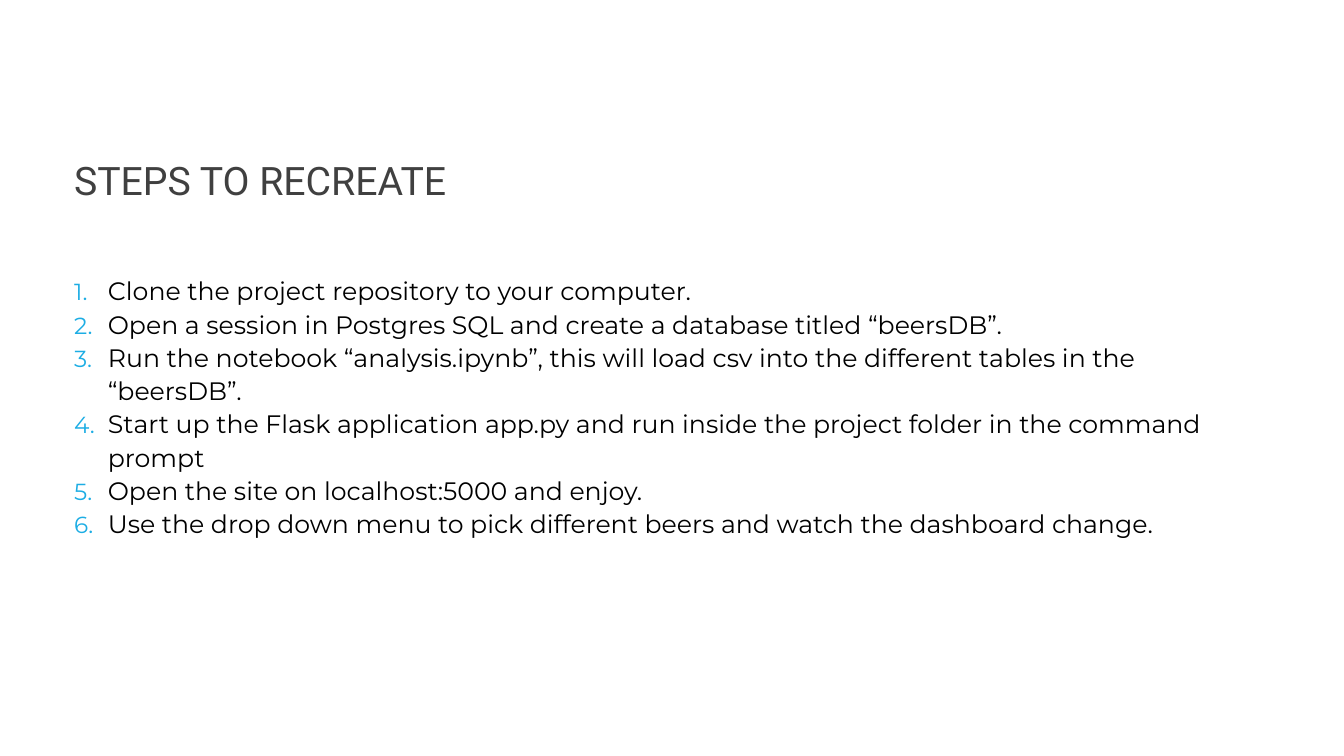
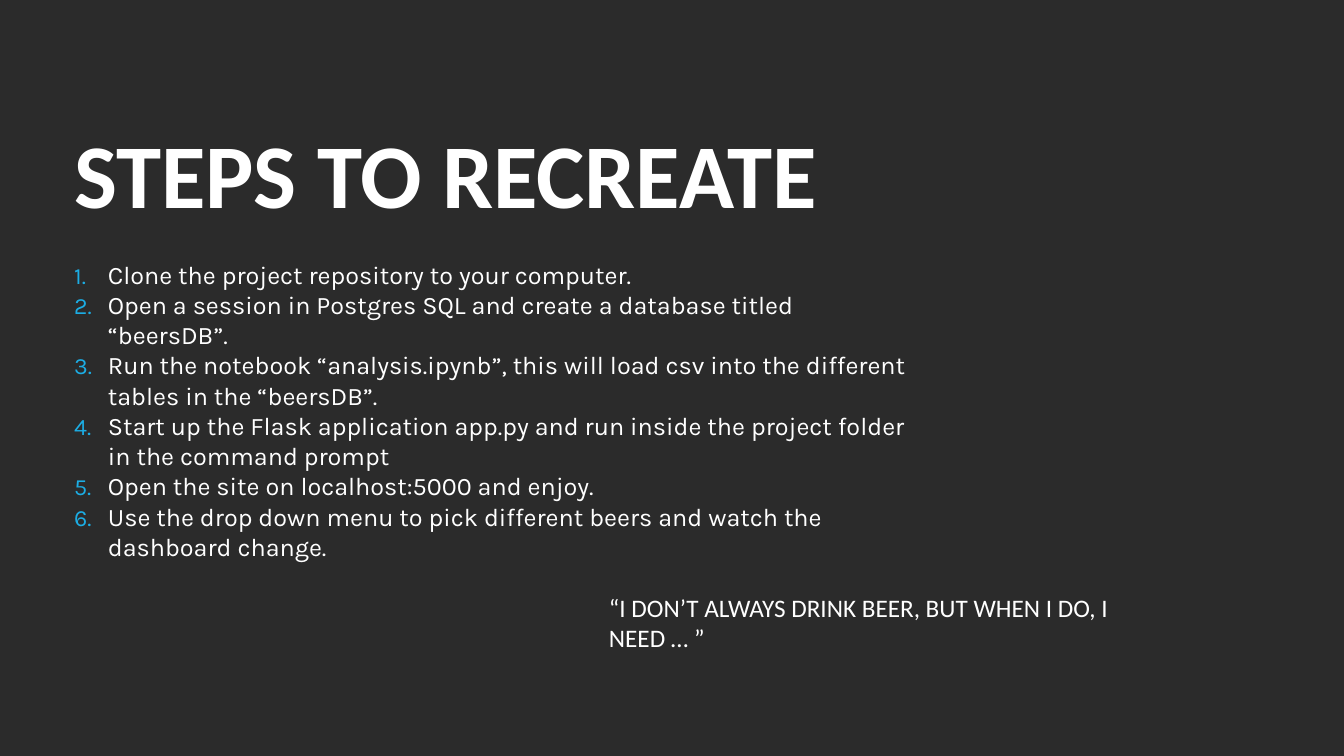
Before and after one commit to j1-aggie/Beers-of-the-USA, a slide deck: slide 5 of Beers of the USA.pptx (slide 7 before the commit). Drawn at 1344x756 pixels with LibreOffice and Linux fonts; fonts in the diff are those of the drawing; background and template pictures are left out; a plain dark background stands for a picture behind light text. Boxes give left, top, right and bottom in pixels: in the first picture for what was removed or moved away, otherwise in the second. Text is boxed around its words. In the diff, an @@ line names an element or a change of style, - is before the commit and + after.

```diff
--- a/Beers of the USA.pptx
+++ b/Beers of the USA.pptx
@@ background #FFFFFF to picture (left out) @@
@@ text "STEPS TO RECREATE": place and size @@
-text "STEPS TO RECREATE" at <box>74,166,446,196</box>
+text "STEPS TO RECREATE" at <box>74,148,816,209</box>
@@ text "STEPS TO RECREATE" at <box>74,148,816,209</box>: size 28 to 65 pt, font Roboto to Calibri, text colour #404040 to #FFFFFF, bold on @@
@@ text "Clone the project repository to ..." at <box>108,266,905,562</box>: font Montserrat to Karla, text colour #000000 to #FFFFFF; line spacing 1.1 to 1 @@
@@ text added at <box>609,599,1107,647</box>, 18 pt, text #FFFFFF @@
+“I DON’T ALWAYS DRINK BEER, BUT WHEN I DO, I NEED … ”
```
Also in this commit, not shown: 4 other slides changed, 1 slide added, 3 slides removed.
